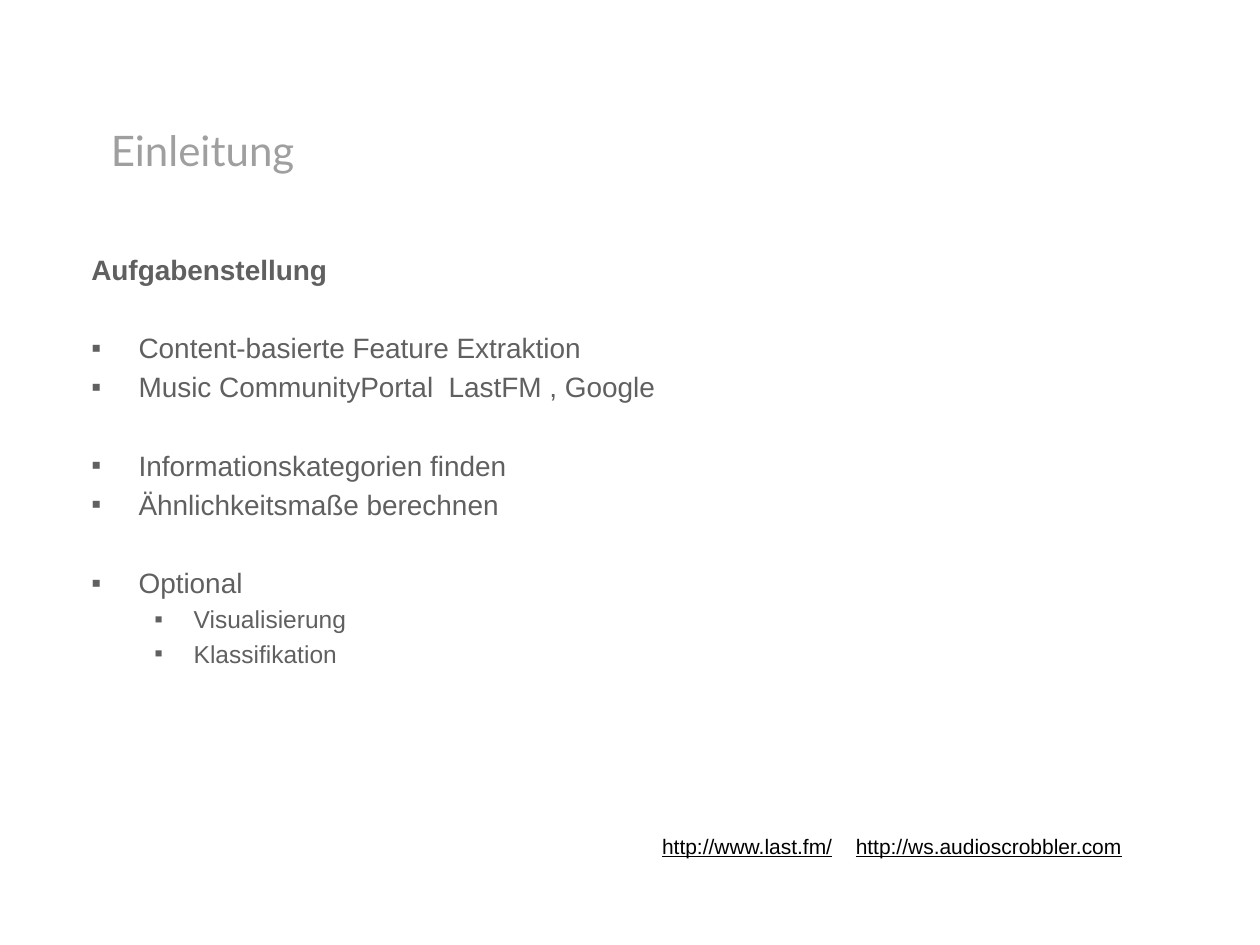
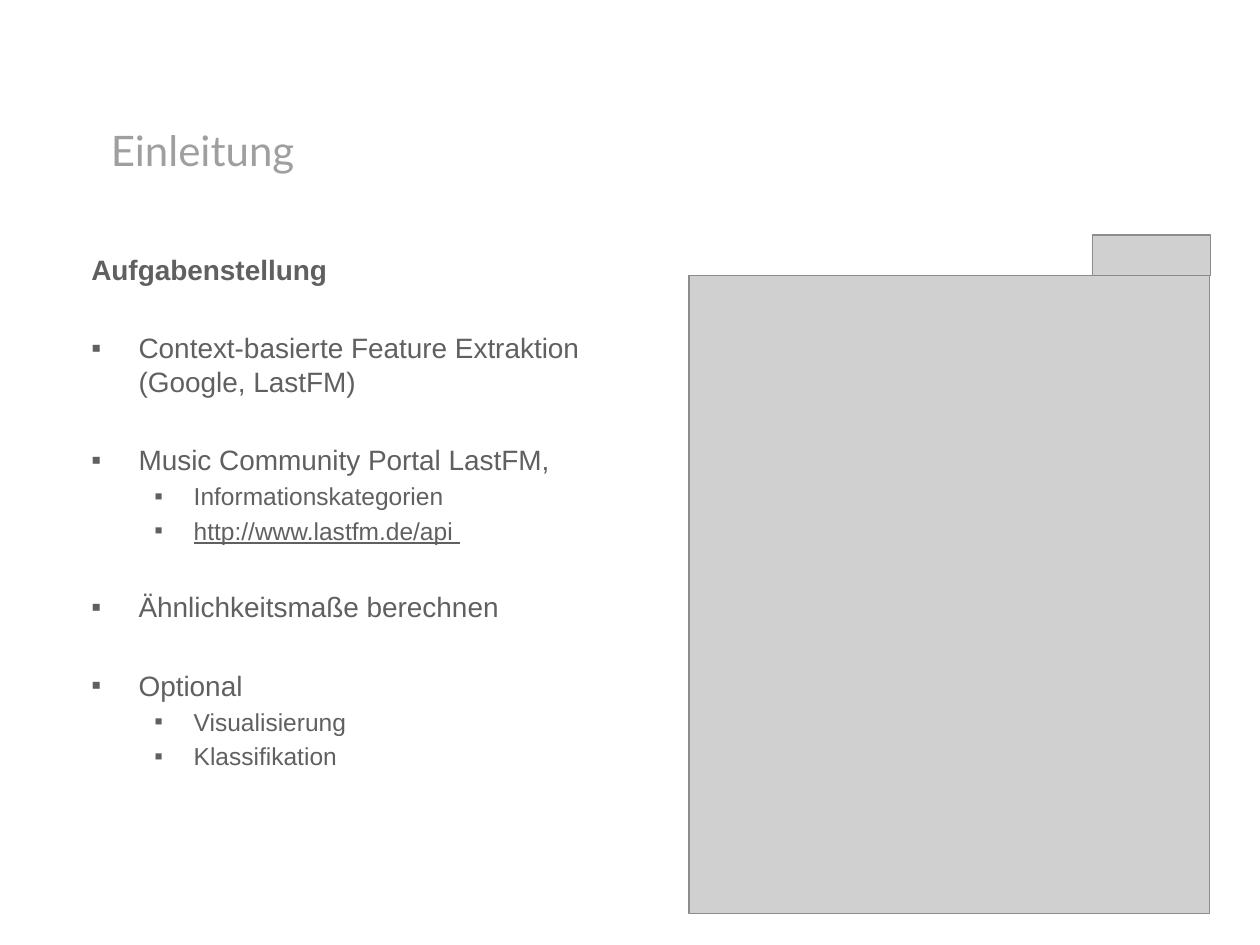
Before and after one commit to ohuguy/mirlastfm, a slide deck: slide 2 of presentation/presentation.pptx. Drawn at 1260x945 pixels with LibreOffice and Linux fonts; fonts in the diff are those of the drawing; grey boxes stand for pictures; background and template pictures are left out. Boxes give left, top, right and bottom in pixels: in the first picture for what was removed or moved away, otherwise in the second. Text is boxed around its words. In the diff, an @@ line names an element or a change of style, - is before the commit and + after.

```diff
--- a/presentation/presentation.pptx
+++ b/presentation/presentation.pptx
@@ picture added at (x1=1092, y1=236, x2=1211, y2=276) @@
@@ picture added at (x1=689, y1=276, x2=1210, y2=914) @@
@@ text at (x1=139, y1=337, x2=579, y2=545): text changed @@
-▪ Content-basierte Feature Extraktion
-▪ Music CommunityPortal LastFM , Google
-▪ Informationskategorien finden
+▪ Context-basierte Feature Extraktion
+  (Google, LastFM)
+▪ Music Community Portal LastFM,
+  ▪ Informationskategorien
+  ▪ http://www.lastfm.de/api
@@ text removed at (x1=662, y1=838, x2=1122, y2=858) @@
-http://www.last.fm/ http://ws.audioscrobbler.com
```
